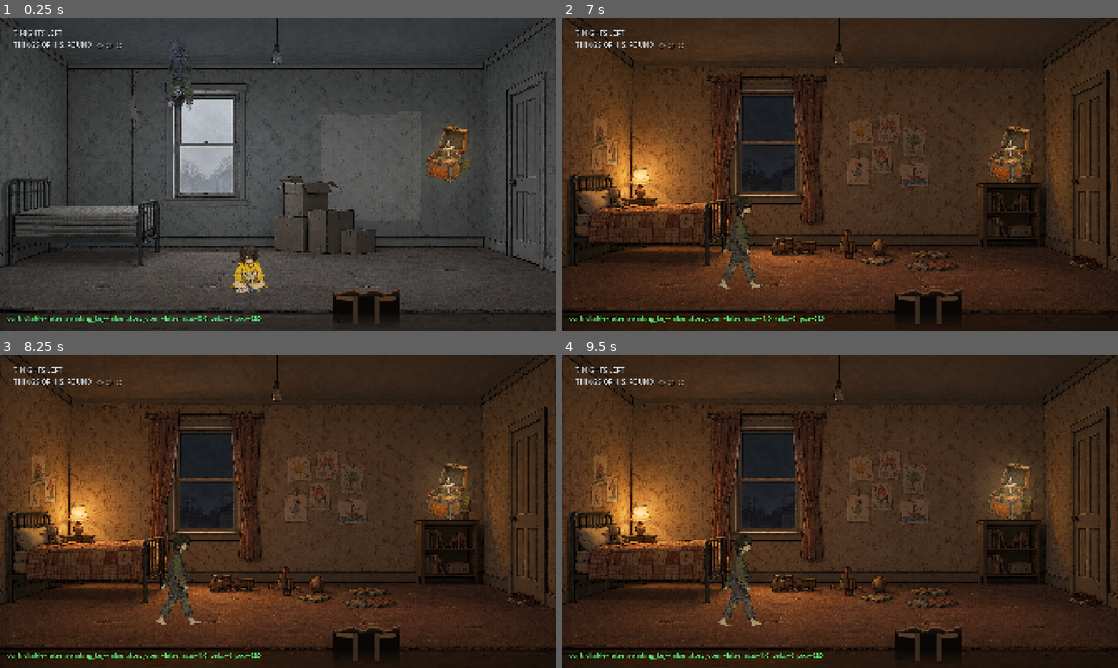
Above: before the commit, frames 1-4 (two rows, left to right).
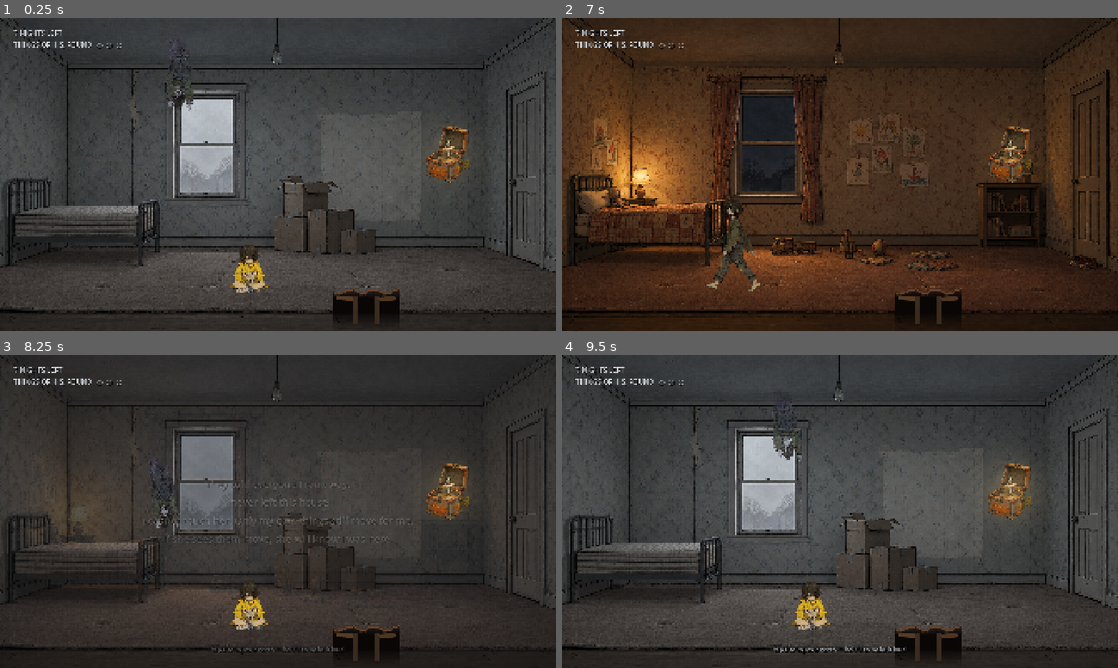
Above: after the commit, the same moments.

Repository: narasimhareddyvalam/walker-houseghost-narasimha-v
Game: Godot game, scene res://scenes/Bedroom.tscn
Two runs of this game, one before a commit and one after it. Both use one fixed random seed, a clock stepped at 60 frames per second and the inputs below. Sound files missing from this copy of the repository are replaced by a short silence.
Inputs (mouse positions are in pixels of both pictures, inside the frame that each line leads up to):
- Up to frame 1 (0.25 s): no input
- Up to frame 2 (7 s): tap Enter at 0.5, 2.75 s; move the mouse to (962, 158) at 0.52 s; hold I (story) 0.53-1.28 s; hold Right (move_right) 0.53-2.03 s; click (962, 158) at 0.67 s; tap Space (jump) at 0.77, 1.07, 1.52, 1.82, 3.02, 3.32, 3.77, 4.07, 4.52, 4.82, 6.02, 6.32, 6.77 s; move the mouse to (728, 190) at 1.27 s; tap E (contact) at 1.35, 4.35 s; tap I (story) at 1.55, 2.3, 2.85, 4.55, 5.3, 5.85 s; move the mouse to (895, 105) at 2.02 s; hold Left (move_left) 2.03-2.78 s; hold F (flip_world) 2.03-2.78 s; move the mouse to (812, 237) at 2.77 s; hold Right (move_right) 2.78-4.28 s; click (812, 237) at 2.92 s; move the mouse to (1006, 221) at 3.52 s; hold I (story) 3.53-4.28 s; move the mouse to (673, 127) at 4.27 s; hold Left (move_left) 4.28-5.03 s; move the mouse to (867, 174) at 5.02 s; hold Right (move_right) 5.03-5.78 s; hold F (flip_world) 5.03-5.78 s; click (867, 174) at 5.17 s; move the mouse to (756, 96) at 5.77 s; hold Left (move_left) from 5.78 s (still down); move the mouse to (962, 158) at 6.52 s; hold I (story) from 6.53 s (still down)
- Up to frame 3 (8.25 s): tap Space (jump) at 7.07, 7.52, 7.82 s; move the mouse to (166, 527) at 7.27 s; release Left (move_left) at 7.28 s; release I (story) at 7.28 s; hold Right (move_right) from 7.28 s (still down); tap E (contact) at 7.35 s; click (166, 527) at 7.42 s; tap I (story) at 7.55, 8 s; move the mouse to (333, 442) at 8.02 s; hold F (flip_world) from 8.03 s (still down)
- Up to frame 4 (9.5 s): keep holding Right (move_right); tap I (story) at 8.3, 8.85 s; tap E (contact) at 8.75 s; move the mouse to (812, 574) at 8.77 s; release F (flip_world) at 8.78 s; tap Space (jump) at 9.02, 9.32 s

The runs differ from the first frame. In frame 1, 0.4% of the frame differs, in the area x 1-47%, y 95-98%; in frame 2, 1.2%; in frame 3, 44%; in frame 4, 87%, in the area x 0-100%, y 0-100%.

Commit message:
Fix the opening stranding the player: a race on tween finished signals
The diagnostic answered it in one screenshot. Control was never handed
over, the opening was not waiting for a key, and the input axis read
1.0 — so the key presses were arriving and the sequence itself had
stalled.

The cause was awaiting several tweens in turn. The player fade-in was
created before the room dissolve was awaited, and both last about nine
tenths of a second; if the fade-in finished first, its `finished` signal
had already fired by the time the code awaited it, and awaiting a signal
that has already happened waits forever. Which of the two finished first
depended on frame timing, so the same build handed over control on my
machine and stranded the player on theirs — and three automated runs
passed while a person could not move.

The dissolve now runs from one clock: the tweens are started and the
sequence waits on plain timers, so there is no signal to miss. Verified
across three consecutive runs, each handing over control at full opacity
with the character moving at full speed.

The temporary on-screen diagnostic is removed.

Co-Authored-By: Claude Opus 5 (1M context) <noreply@anthropic.com>

Diff:
--- a/godot/scenes/Bedroom.tscn
+++ b/godot/scenes/Bedroom.tscn
@@ -388,20 +388,6 @@
 horizontal_alignment = 1
 vertical_alignment = 1
 
-[node name="Debug" type="Label" parent="HUD"]
-anchors_preset = 2
-anchor_top = 1.0
-anchor_bottom = 1.0
-offset_left = 24.0
-offset_top = -60.0
-offset_right = 1200.0
-offset_bottom = -20.0
-grow_vertical = 0
-theme_override_colors/font_color = Color(0.4, 1, 0.5, 0.95)
-theme_override_colors/font_shadow_color = Color(0, 0, 0, 1)
-theme_override_constants/shadow_offset_y = 2
-theme_override_font_sizes/font_size = 22
-
 [node name="Cue" type="Label" parent="HUD"]
 visible = false
 offset_right = 260.0
--- a/godot/scripts/world.gd
+++ b/godot/scripts/world.gd
@@ -185,6 +185,10 @@
 	await get_tree().create_timer(0.35).timeout
 	_audio.play("flip")
 
+	# Timed from one clock rather than by awaiting several tweens in turn.
+	# Awaiting `finished` on a tween that has already finished waits forever,
+	# and whether it has depends on frame timing, so the previous version handed
+	# over control on some machines and stranded the player on others.
 	var fade_out := create_tween()
 	fade_out.tween_property(_player, "modulate:a", 0.0, 0.7)
 	for r in _rooms_memory:
@@ -195,7 +199,8 @@
 		bloom.tween_property(r, "modulate:a", 1.0, 1.6)
 	for r in _rooms_empty:
 		bloom.tween_property(r, "modulate:a", 0.0, 1.6)
-	await fade_out.finished
+
+	await get_tree().create_timer(0.7).timeout
 
 	is_inverted = false
 	_apply_world_geometry(false)
@@ -207,11 +212,11 @@
 
 	var fade_in := create_tween()
 	fade_in.tween_property(_player, "modulate:a", 1.0, 0.9)
-	await bloom.finished
+
+	await get_tree().create_timer(1.0).timeout
 	for r in _rooms_empty:
 		r.visible = false
 		r.modulate.a = 1.0
-	await fade_in.finished
 
 	_finish_opening()
 
@@ -400,20 +405,7 @@
 		r.modulate.a = 1.0
 
 
-## TEMPORARY. Prints the only four values that can stop the player moving, so a
-## single screenshot settles where the fault actually is. Remove once answered.
-func _debug_line() -> void:
-	var d = _hud.get_node_or_null("Debug")
-	if d == null:
-		return
-	d.text = "controllable=%s  awaiting_key=%s  story_open=%s  axis=%.1f  vel.x=%d  pos=%d" % [
-		_player.controllable, _awaiting_key, _story_open,
-		Input.get_axis("move_left", "move_right"),
-		int(_player.velocity.x), int(_player.global_position.x)]
-
-
 func _process(_delta: float) -> void:
-	_debug_line()
 	_audio.set_drifting(is_inverted and absf(_player.velocity.x) > 10.0)
 	_check_notes()
 	_update_cue()
--- a/godot/tests/probe.gd
+++ b/godot/tests/probe.gd
@@ -4,22 +4,16 @@
 	var s = load("res://scenes/Bedroom.tscn").instantiate()
 	root.add_child(s)
 	var p = s.get_node("Player")
-	# read the opening like a player
 	var guard := 0
-	while not p.controllable and guard < 30:
+	while not p.controllable and guard < 40:
 		guard += 1
 		_press(KEY_SPACE)
 		await create_timer(0.3).timeout
-	print("controllable=", p.controllable, "  story_open=", s._story_open, "  awaiting_key=", s._awaiting_key)
-	Input.action_press("move_right")
-	for n in 3:
-		await create_timer(0.4).timeout
-		print("   x=%d  vel=%d  direction_axis=%.1f" % [p.global_position.x, p.velocity.x, Input.get_axis("move_left","move_right")])
+	print("control handed over: ", p.controllable, "  alpha=", p.modulate.a, "  pos=", p.global_position)
+	Input.action_press("move_right"); await create_timer(0.8).timeout
+	print("moving -> x=", round(p.global_position.x), " vel=", round(p.velocity.x))
 	Input.action_release("move_right")
 	quit()
-
-func _press(code):
-	var e := InputEventKey.new(); e.keycode=code; e.physical_keycode=code; e.pressed=true
-	Input.parse_input_event(e)
-	var u := InputEventKey.new(); u.keycode=code; u.physical_keycode=code; u.pressed=false
-	Input.parse_input_event(u)
+func _press(c):
+	var e := InputEventKey.new(); e.keycode=c; e.physical_keycode=c; e.pressed=true; Input.parse_input_event(e)
+	var u := InputEventKey.new(); u.keycode=c; u.physical_keycode=c; u.pressed=false; Input.parse_input_event(u)
